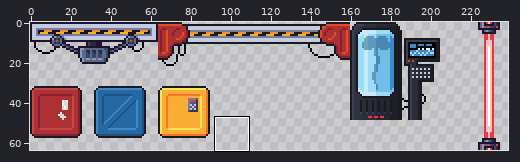
Sprite sheet: public/images/objects_sheet.png. Above: a wide view before the commit, with the close-up outlined.
Close-up. Before the edit:
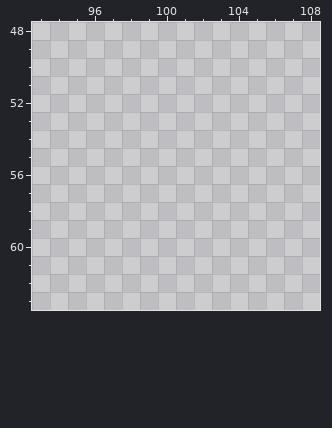
The file is 256x64 pixels. Colours within 5 levels of each other are drawn and written as one. Shown: x 93..108, y 48..63. The wide view leaves out empty margins. The commit also changed other parts of the picture, which this record leaves out.
Palette (. is transparent): 
New version:
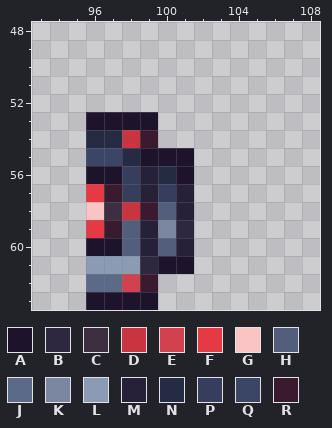
Colours new in this view: A #1d142b  B #2d283f  C #3d2e41  D #c83440  E #d1414e  F #e53a44  G #fac4c5  H #525e7b  J #5b6a89  K #7b87a0  L #8b9bb4  M #262039  N #262b44  P #373e5d  Q #3b4566  R #3a1a2f
Edits made:
Changed rows in their new state; - is an unchanged pixel.
first column x 96:
53 AAAA--
54 NNDR--
55 QQNAAA
56 AAPMNA
57 FRPMPM
58 GCDRHM
59 FRHMKB
60 AAHMHM
61 LLLBAA
62 JJER--
63 AAAA--
